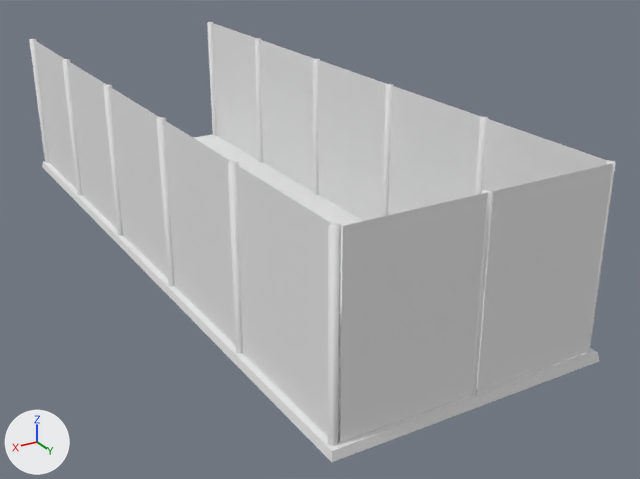
Two versions of the Blender file Assets/Resources/Art/Models/Basket_camp.blend, one commit apart.
Rendered twice from a 50 mm camera at (59.6, 120.2, 56.4) aimed at (-6.9, 9.5, 1.0). Arrows for +X, +Y and +Z are at lower left; the lights stay in place.

Script lines for the objects in view, before the commit:
```python
me_cube_003 = bpy.data.meshes.new('Cube.003')
me_cube_003.from_pydata(...)  # 48 vertices, 12 faces; spans x -18.5..18.5, y -63.7..45.9, z 0.1..24.7
me_cube_003.polygons.foreach_set('use_smooth', [True] * 12)
me_cube_003.materials.append(mat_grid)  # its picture is missing
me_cube_005 = bpy.data.meshes.new('Cube.005')
me_cube_005.from_pydata(...)  # 104 vertices, 65 faces; spans x -19.2..19.2, y -59.6..51.3, z 0.0..24.6
me_cube_005.polygons.foreach_set('use_smooth', [True] * 65)
me_cube_005.materials.append(mat_metal_bars)  # its picture is missing
me_plane = bpy.data.meshes.new('Plane')
me_plane.from_pydata([(-19.4, -55.7, 0.0), (19.4, -55.7, 0.0), (-19.4, 55.7, 0.0), (19.4, 55.7, 0.0), (-19.6, 56.0, -1.2), (-19.6, -56.0, -1.2), (19.6, -56.0, -1.2), (19.6, 56.0, -1.2)], [], [(0, 1, 3, 2), (1, 6, 7, 3), (2, 4, 5, 0), (3, 7, 4, 2), (0, 5, 6, 1)])
me_plane.materials.append(mat_material_003)  # its picture is missing
ob_floor = bpy.data.objects.new('Floor', me_plane)
ob_floor.location = (0.0, 0.0, 0.0)
ob_grids = bpy.data.objects.new('Grids', me_cube_003)
ob_grids.location = (0.0, 9.2, 0.0)
ob_metal_bars = bpy.data.objects.new('Metal_bars', me_cube_005)
ob_metal_bars.location = (0.0, 4.0, 0.0)
```
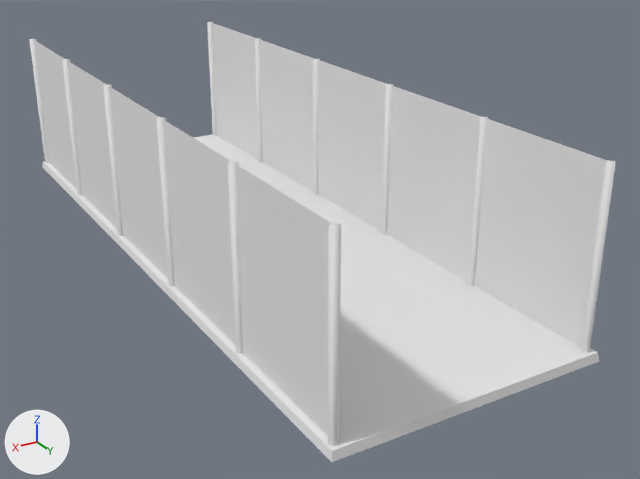
Changed parts and their boxes (x1, y1, x2, y2) in the pictures (640 x 479 px):
'Grids', reshaped: before (33, 23, 613, 443); after (33, 23, 608, 436)
part 1 of me_cube_003, deleted: before (477, 164, 613, 393)
part 2 of me_cube_003, deleted: before (340, 192, 488, 443)
'Floor', unchanged, uncovered by the edit: (42, 134, 599, 462) in both

Diff of the bpy script that builds the scene:
```diff
--- a/Assets/Resources/Art/Models/Basket_camp.blend.py
+++ b/Assets/Resources/Art/Models/Basket_camp.blend.py
@@ me_cube_003 @@
 me_cube_003.from_pydata(...)  # 48 vertices, 12 faces; spans x -18.5..18.5, y -63.7..45.9, z 0.1..24.7
 # used by ob_grids; location = (0.0, 9.2, 0.0)
+# me_cube_003 part 1: the loose piece of 4 vertices spanning x -18.3..-0.5, y 45.9, z 0.1..24.7 is deleted
+# me_cube_003 part 2: the loose piece of 4 vertices spanning x 0.2..18.0, y 45.9, z 0.1..24.7 is deleted
 me_cube_003.materials.append(mat_grid)
```
